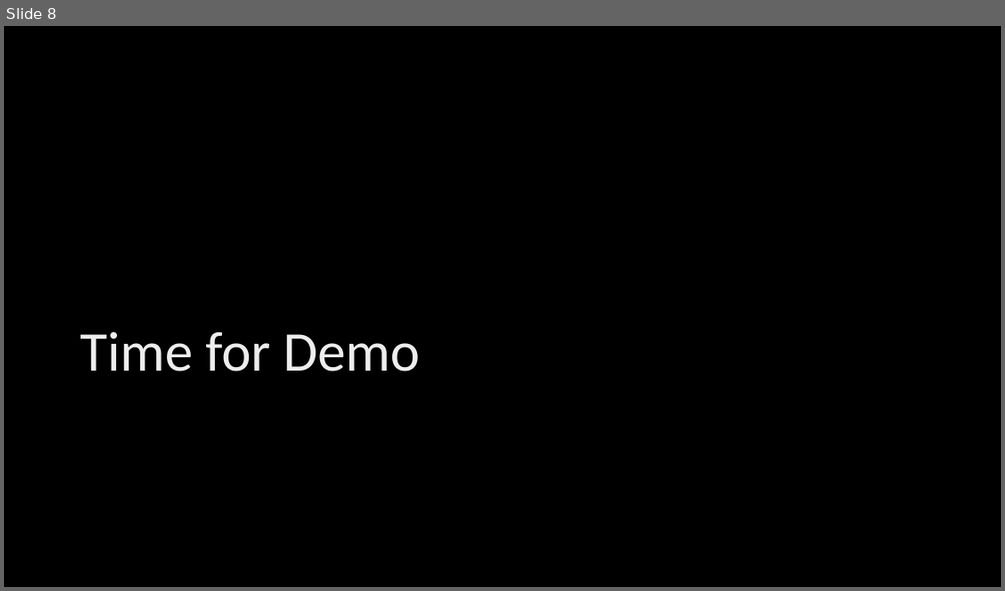
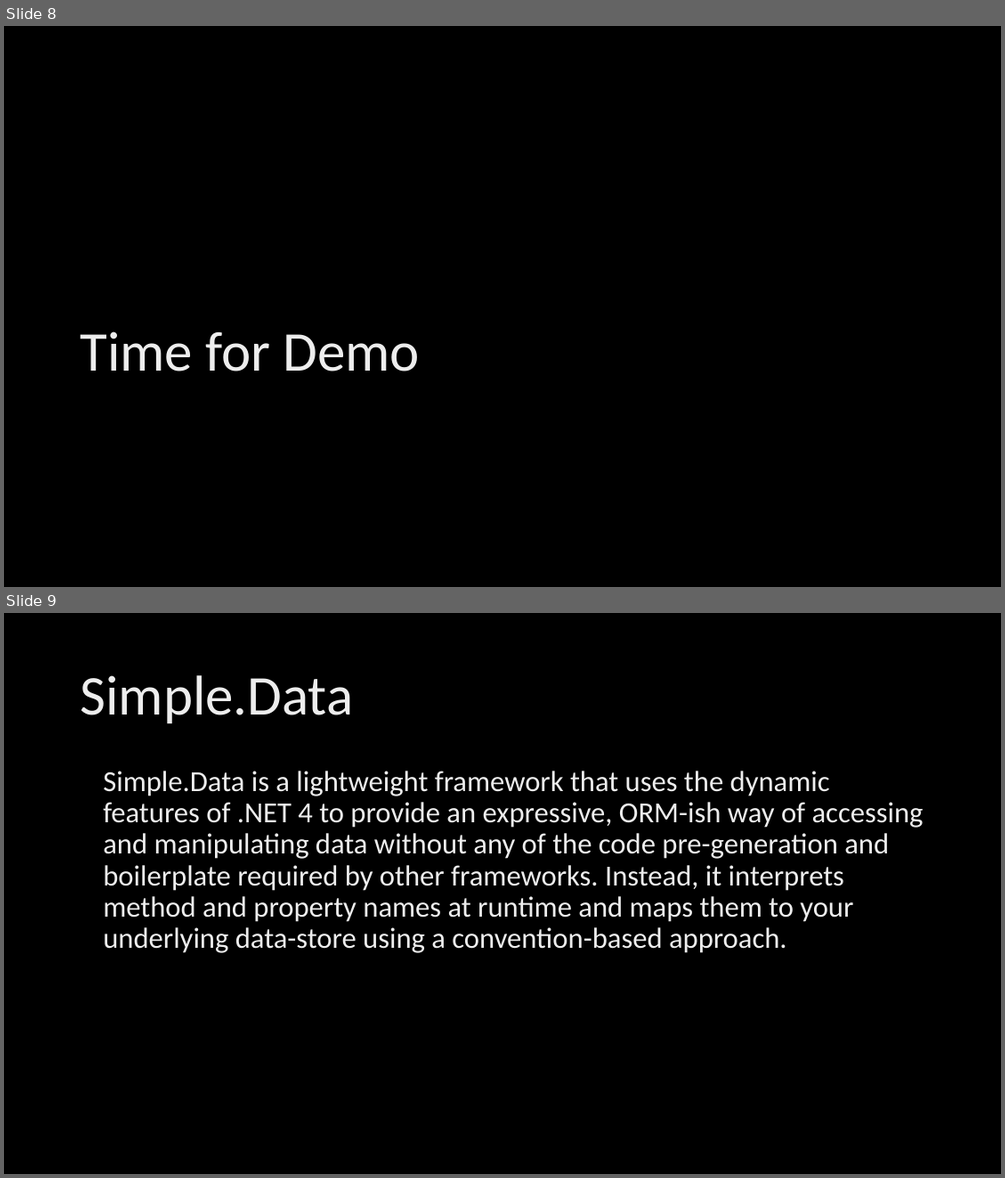
Before and after one commit to maksim-soldatenko/ADO_November_Lecture, a slide deck: Micro Orm/Micro ORM.pptx. Shown one above the other, each under a label of ours: slide 8 before the commit, slides 8 and 9 after it. The pictures are 1005x591 and 1005x1178 pixels, drawn with LibreOffice and Linux fonts; fonts in the diff are those of the drawing; background and template pictures are left out. Boxes give left, top, right and bottom in pixels: in the first picture for what was removed or moved away, otherwise in the second. Text is boxed around its words. In the diff, an @@ line names an element or a change of style, - is before the commit and + after.

```diff
--- a/Micro Orm/Micro ORM.pptx
+++ b/Micro Orm/Micro ORM.pptx
@@ slide 9 added at <box>4,613,1001,1174</box>, background picture (left out) @@
@@ title added at <box>80,675,353,723</box>, 54 pt, text gradient #BFBFBF to #EDEDED to #FFFFFF @@
+Simple.Data
@@ text added at <box>103,771,923,953</box>, 28 pt, text gradient #BFBFBF to #EDEDED to #FFFFFF @@
+Simple.Data is a lightweight framework that uses the dynamic features of .NET 4 to provide an expressive, ORM-ish way of accessing and manipulating data without any of the code pre-generation and boilerplate required by other frameworks. Instead, it interprets method and property names at runtime and maps them to your underlying data-store using a convention-based approach.
```
Also in this commit, not shown: 5 other slides added, 4 other files.
